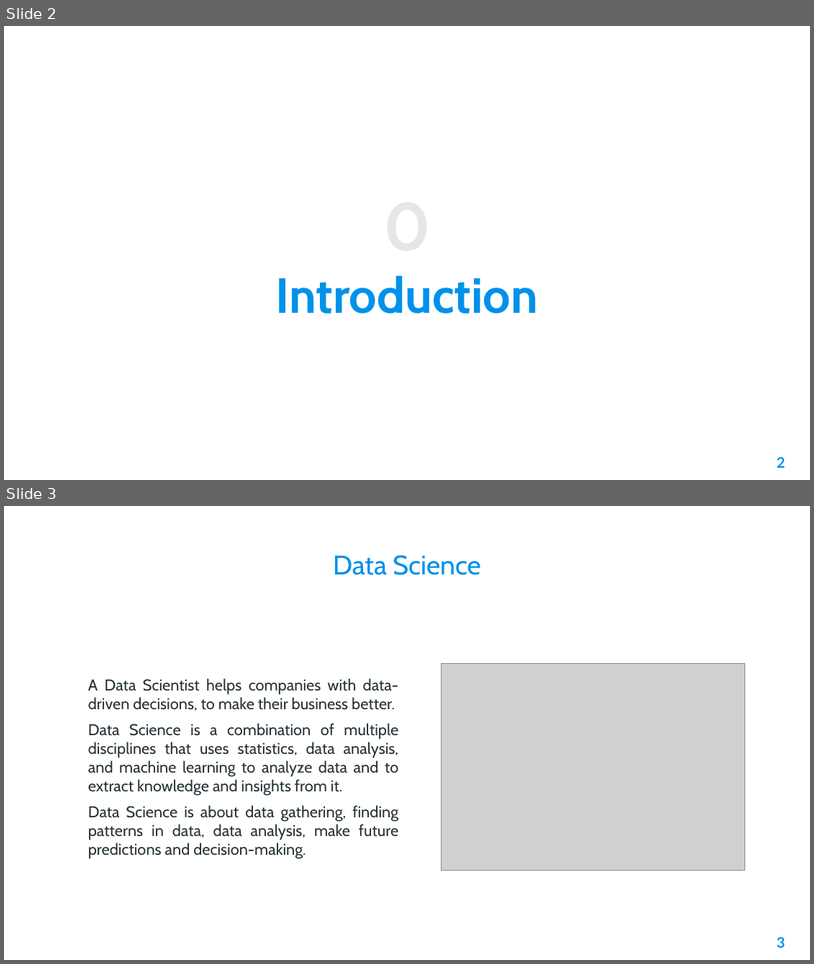
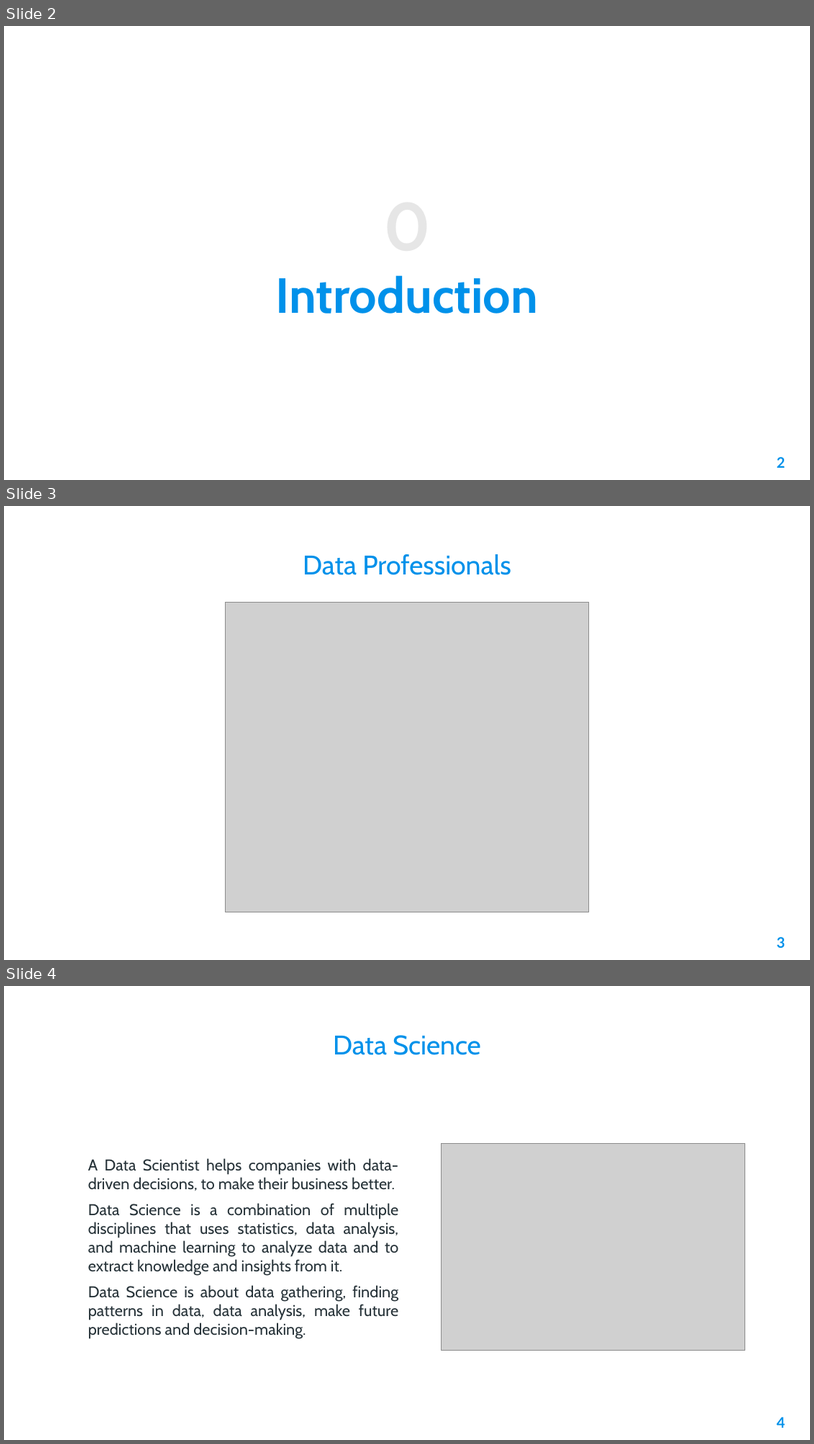
Before and after one commit to AleeRezaa/learn-python, a slide deck: Powerpoint/2 Data Science.pptx. Shown one above the other, each under a label of ours: slides 2 and 3 before the commit, slides 2, 3 and 4 after it. The pictures are 814x964 and 814x1444 pixels, drawn with LibreOffice and Linux fonts; fonts in the diff are those of the drawing; grey boxes stand for pictures; background and template pictures are left out. Boxes give left, top, right and bottom in pixels: in the first picture for what was removed or moved away, otherwise in the second. Text is boxed around its words. In the diff, an @@ line names an element or a change of style, - is before the commit and + after.

Commit message:
add data professionals to introduction

```diff
--- a/Powerpoint/2 Data Science.pptx
+++ b/Powerpoint/2 Data Science.pptx
@@ slide 3 added at (4, 506, 810, 960), background picture (left out) @@
@@ title added at (303, 554, 511, 575), 24 pt, text #0091EA @@
+Data Professionals
@@ picture added at (225, 602, 589, 911) @@
@@ page number added at (777, 937, 786, 947), 13 pt, text #0091EA, bold @@
+3
@@ what was slide 3 is now slide 4 @@
@@ page number at (777, 1417, 786, 1427): text changed @@
-3
+4
```
